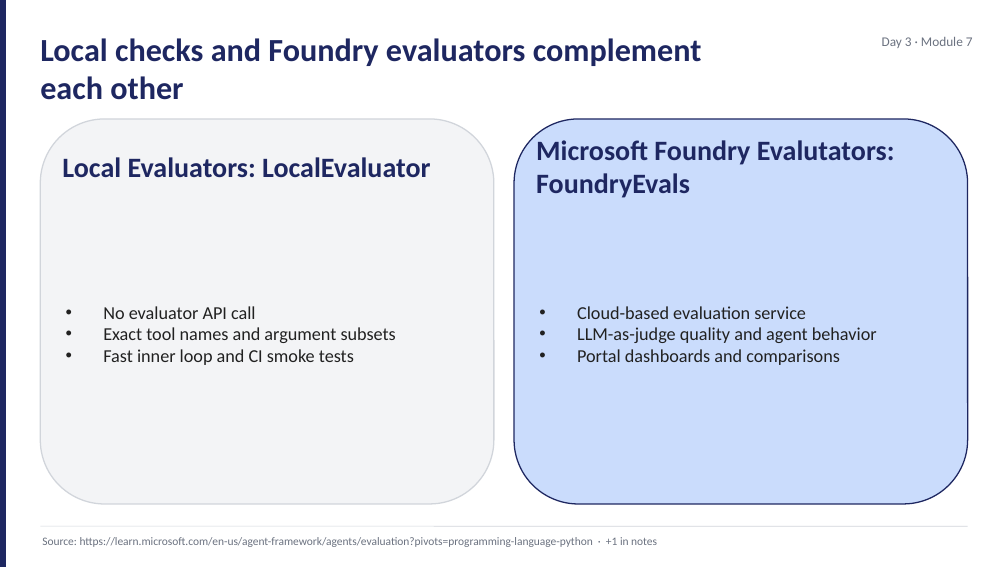
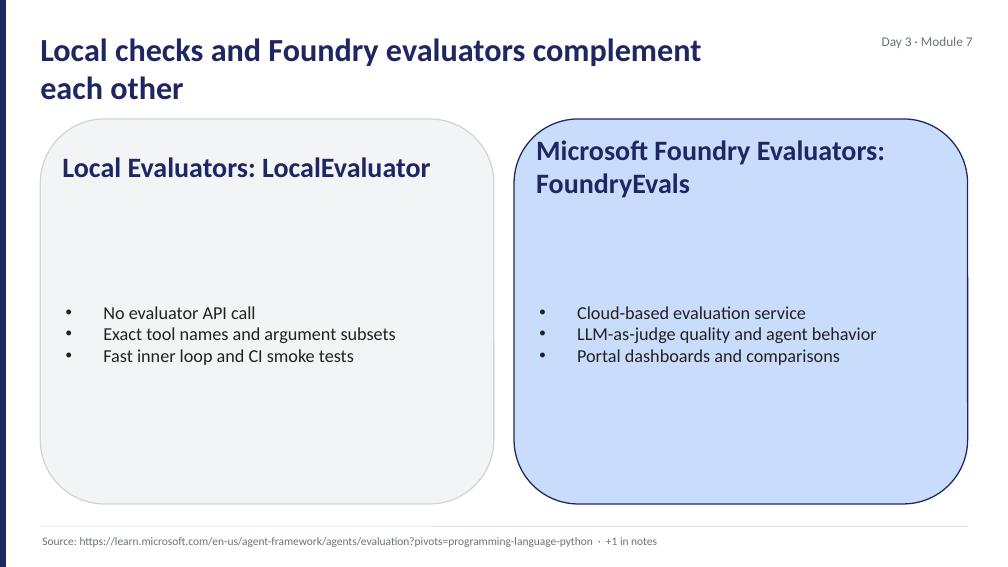
Before and after one commit to JimPiquant/Building-AI-Apps-and-Agents, a slide deck: slide 2 of decks/day3/module-7-evaluation.pptx. Drawn at 1008x567 pixels with LibreOffice and Linux fonts; fonts in the diff are those of the drawing. Boxes give left, top, right and bottom in pixels: in the first picture for what was removed or moved away, otherwise in the second. Text is boxed around its words. In the diff, an @@ line names an element or a change of style, - is before the commit and + after.

```diff
--- a/decks/day3/module-7-evaluation.pptx
+++ b/decks/day3/module-7-evaluation.pptx
@@ text at bbox=[536, 140, 885, 198]: text changed @@
-Microsoft Foundry Evalutators: FoundryEvals
+Microsoft Foundry Evaluators: FoundryEvals
```
Also in this commit, not shown: 9 other files.
